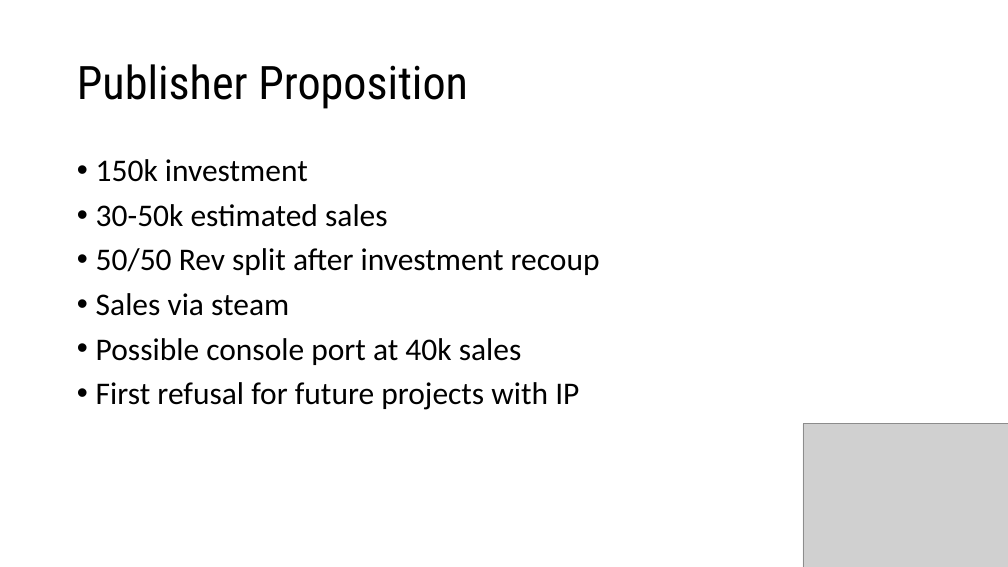
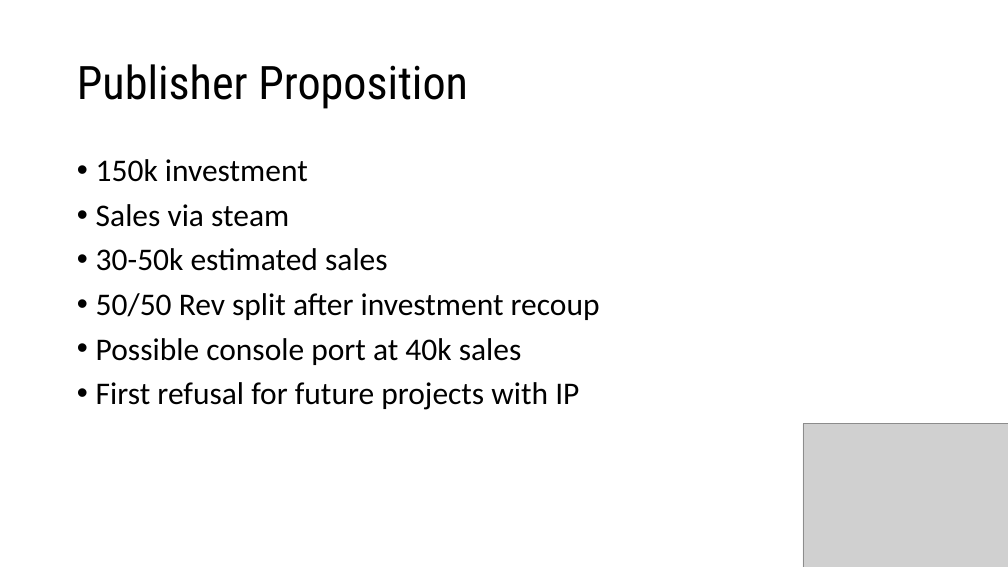
Before and after one commit to HoaxShark/MarketEvaluation, a slide deck: slide 3 of Business Presentation.pptx. Drawn at 1008x567 pixels with LibreOffice and Linux fonts; fonts in the diff are those of the drawing; grey boxes stand for pictures; background and template pictures are left out. Boxes give left, top, right and bottom in pixels: in the first picture for what was removed or moved away, otherwise in the second. Text is boxed around its words. In the diff, an @@ line names an element or a change of style, - is before the commit and + after.

```diff
--- a/Business Presentation.pptx
+++ b/Business Presentation.pptx
@@ text at (96, 204, 289, 227): paragraph added @@
+• Sales via steam
@@ text at (96, 293, 289, 316): paragraph removed @@
-• Sales via steam
```
Also in this commit, not shown: 2 other slides changed.
